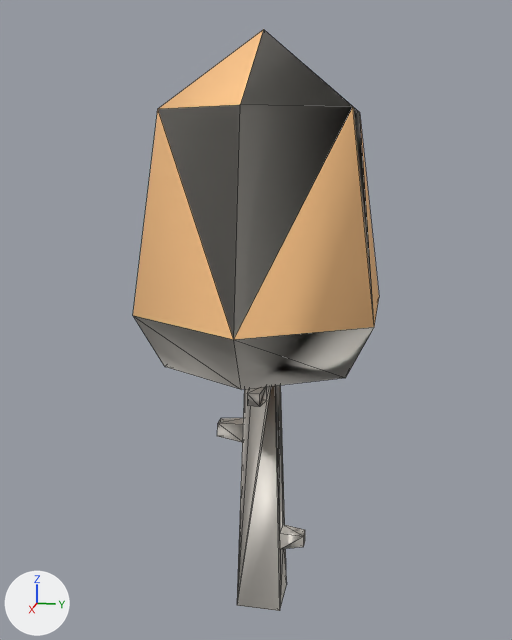
What one commit did to the OBJ model DynamicLab/Assets/Nature Kit/Models/OBJ format/tree_default_fall.obj.
One viewpoint serves both versions: a camera (50 mm lens) standing at (1.982, 0.376, 1.408) and looking at (-0.009, -0.023, 0.91). Every picture has the same lights, and +X, +Y and +Z are marked at lower left. The older version comes first. Mesh edges are drawn as thin lines. Where no turn or scale is listed for an object, it has been applied to the vertices.

Names of what the first picture shows: 'tree_default_fall'.
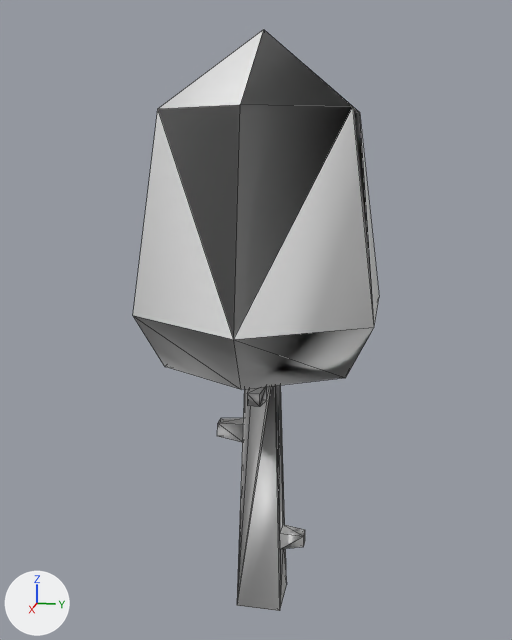
The edits, one by one:
Material 'leafsFall' (mat_leafsfall) changes colour from beige #ffc78a to white #e7e7e7; in linear values from (1.0, 0.573, 0.255) to (0.8, 0.8, 0.8).

Where the change shows, as pixel boxes [x1, y1, x2, y2] in the pictures (512 x 640 px):
'tree_default_fall', recoloured (beige to white)
    both: [133, 29, 379, 610]
